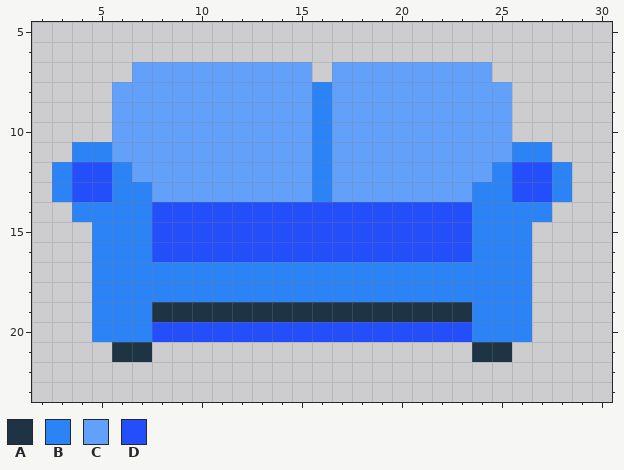
Two versions of one pixel-art sprite, traits/heads/head-sofa.png. The picture above was drawn from the file before the commit.
The file is 32x32 pixels. Shown: x 2..30, y 5..23.
Palette (. is transparent): A #1e3445  B #2b83f6  C #63a0f9  D #254efb
Pixels before, first column x 3:
 7 ....CCCCCCCCC.CCCCCCCC....
 8 ...CCCCCCCCCCBCCCCCCCCC...
 9 ...CCCCCCCCCCBCCCCCCCCC...
10 ...CCCCCCCCCCBCCCCCCCCC...
11 .BBCCCCCCCCCCBCCCCCCCCCBB.
12 BDDBCCCCCCCCCBCCCCCCCCBDDB
13 BDDBBCCCCCCCCBCCCCCCCBBDDB
14 .BBBBDDDDDDDDDDDDDDDDBBBB.
15 ..BBBDDDDDDDDDDDDDDDDBBB..
16 ..BBBDDDDDDDDDDDDDDDDBBB..
17 ..BBBBBBBBBBBBBBBBBBBBBB..
18 ..BBBBBBBBBBBBBBBBBBBBBB..
19 ..BBBAAAAAAAAAAAAAAAABBB..
20 ..BBBDDDDDDDDDDDDDDDDBBB..
21 ...AA................AA...
New version:
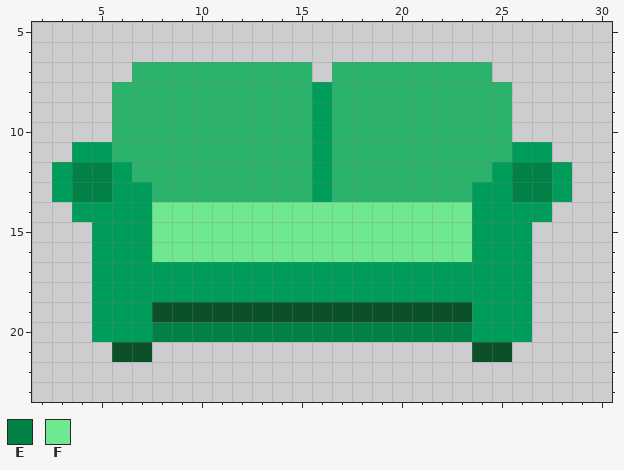
Colours new in this view: E #018146  F #70e890
Commit message: green couch?
Changes in this commit:
Colour A changes from #1e3445 to #0b5027.
Colour B changes from #2b83f6 to #009c59.
Colour C changes from #63a0f9 to #2bb26b.
Colour E replaces colour D in rows 12 to 13 at x 4 to 5 and 26 to 27; in row 20 at x 8 to 23.
Colour F replaces colour D in rows 14 to 16 at x 8 to 23.
Pixel boxes of the changes (left, top, right, bottom) in both pictures:
changed: (52, 62, 572, 362)
